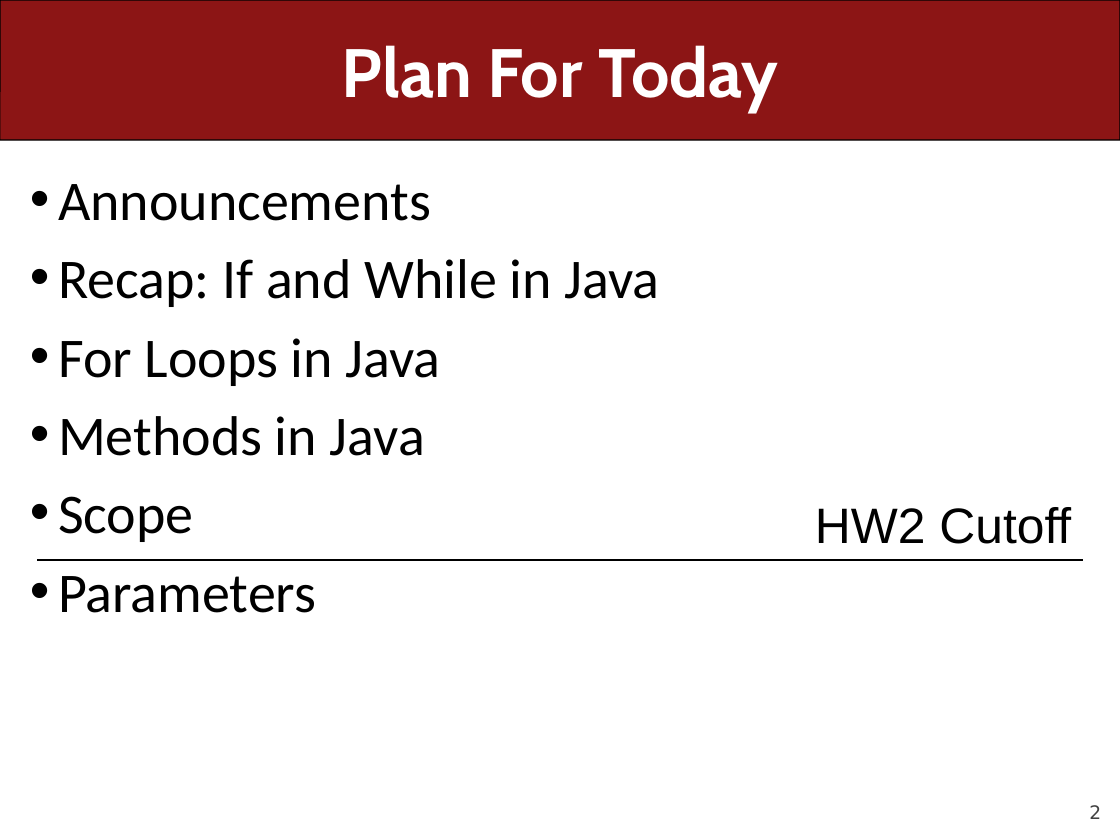
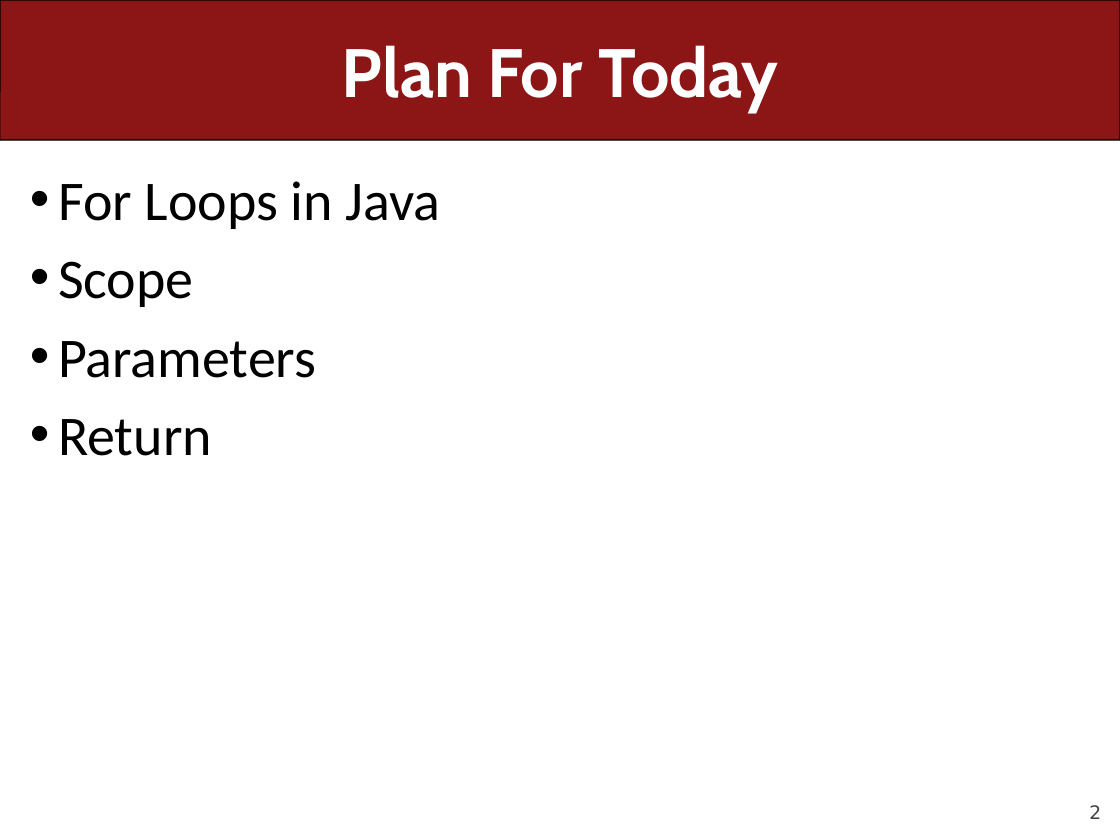
Before and after one commit to ckincaid17/cs106a-summer-2018, a slide deck: slide 2 of WWW/lectures/Lecture7/Lecture7.pptx. Drawn at 1120x840 pixels with LibreOffice and Linux fonts; fonts in the diff are those of the drawing. Boxes give left, top, right and bottom in pixels: in the first picture for what was removed or moved away, otherwise in the second. Text is boxed around its words. In the diff, an @@ line names an element or a change of style, - is before the commit and + after.

```diff
--- a/WWW/lectures/Lecture7/Lecture7.pptx
+++ b/WWW/lectures/Lecture7/Lecture7.pptx
@@ text at box(58, 184, 660, 307): paragraphs removed @@
-• Announcements
-• Recap: If and While in Java
@@ text at box(58, 416, 425, 456): paragraph removed @@
-• Methods in Java
@@ text at box(58, 419, 212, 456): paragraph added @@
+• Return
@@ text removed at box(815, 507, 1071, 544) @@
-HW2 Cutoff
@@ line removed from (37, 560) to (1083, 560) @@
```
Also in this commit, not shown: 1 other slide changed, 2 other files.
